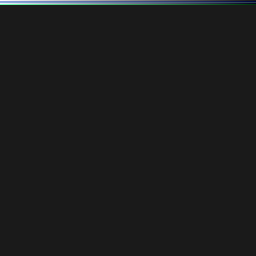
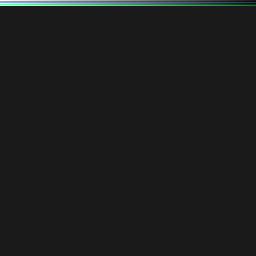
Before/after of a (256, 256) layered artwork. What changed in the layer stack:
painted on "Background" over [0, 5, 256, 6]
